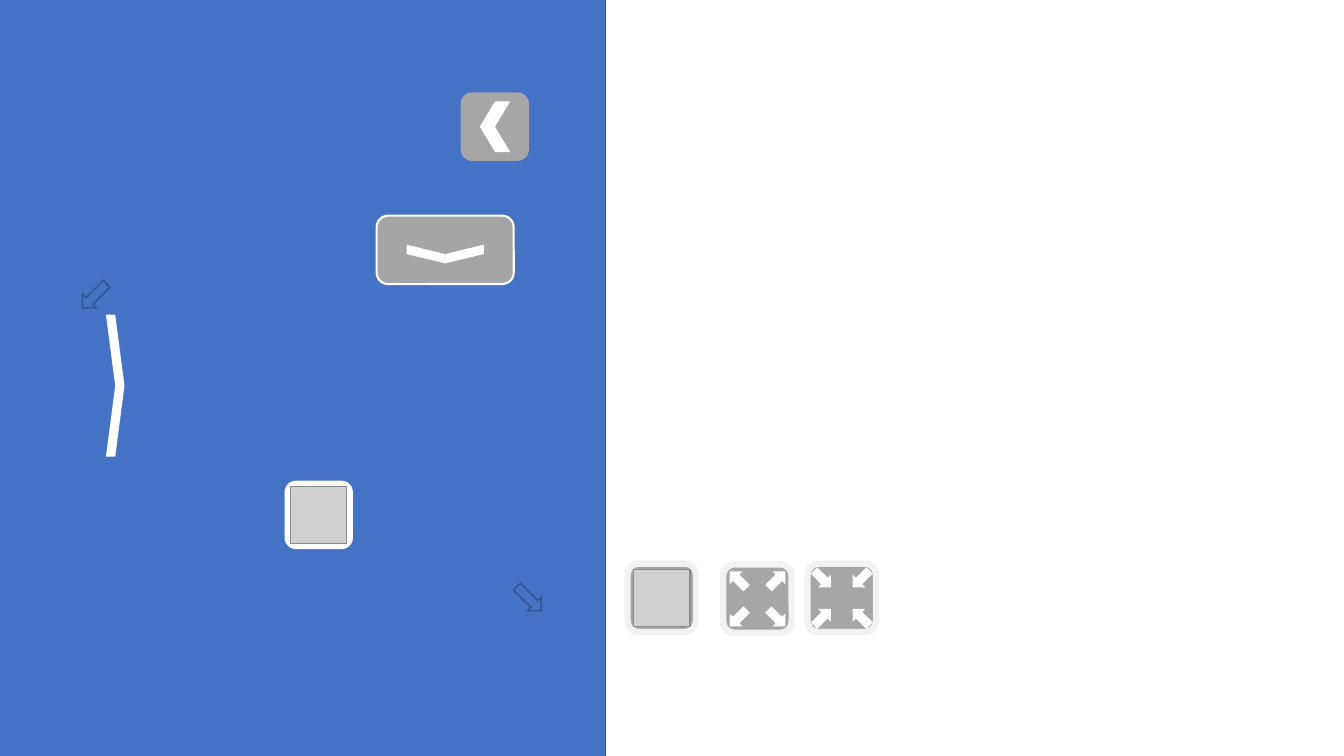
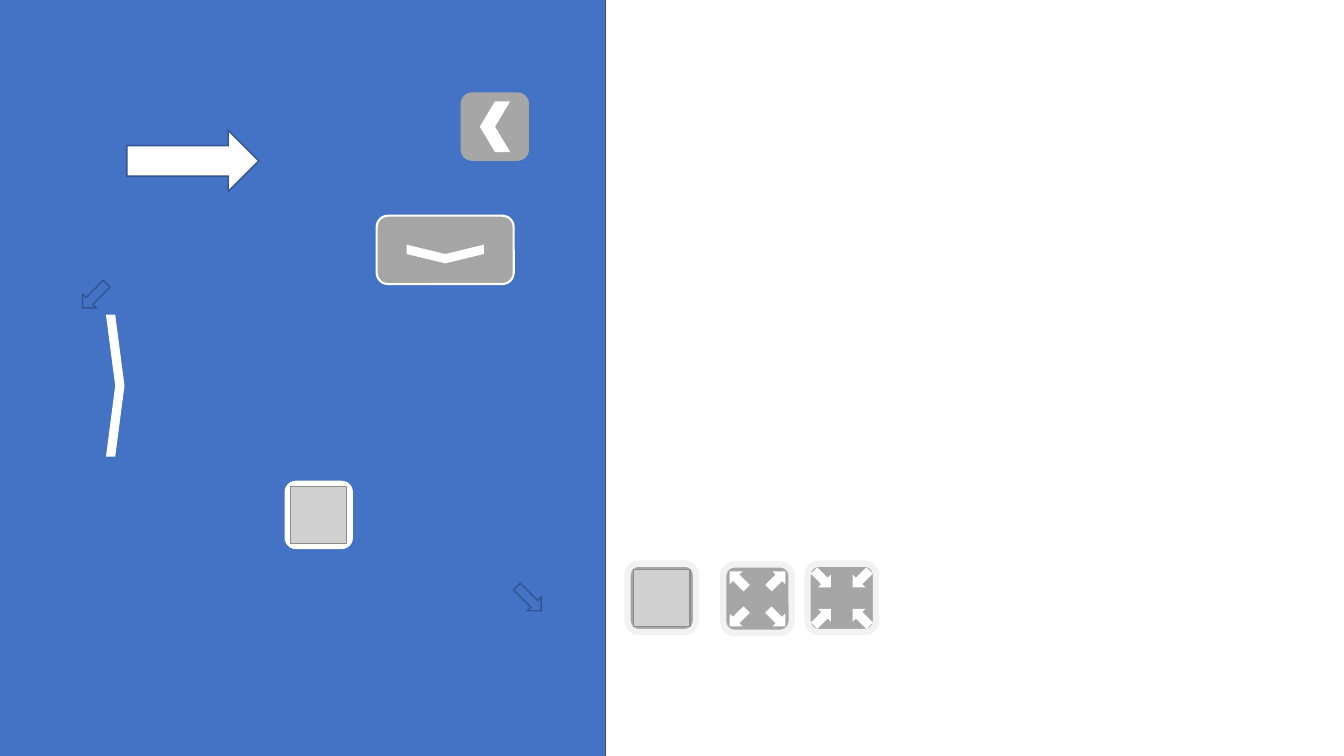
Before and after one commit to dyzsunson/RabbitCatchIt_VR, a slide deck: slide 2 of Document/Rabbit_Tutorial.pptx. Drawn at 1344x756 pixels with LibreOffice and Linux fonts; fonts in the diff are those of the drawing; grey boxes stand for pictures. Boxes give left, top, right and bottom in pixels: in the first picture for what was removed or moved away, otherwise in the second. Text is boxed around its words. In the diff, an @@ line names an element or a change of style, - is before the commit and + after.

```diff
--- a/Document/Rabbit_Tutorial.pptx
+++ b/Document/Rabbit_Tutorial.pptx
@@ right arrow added at [127, 130, 259, 192], fill #FFFFFF, outline #325491 1 pt @@
```
Also in this commit, not shown: 42 other files.
